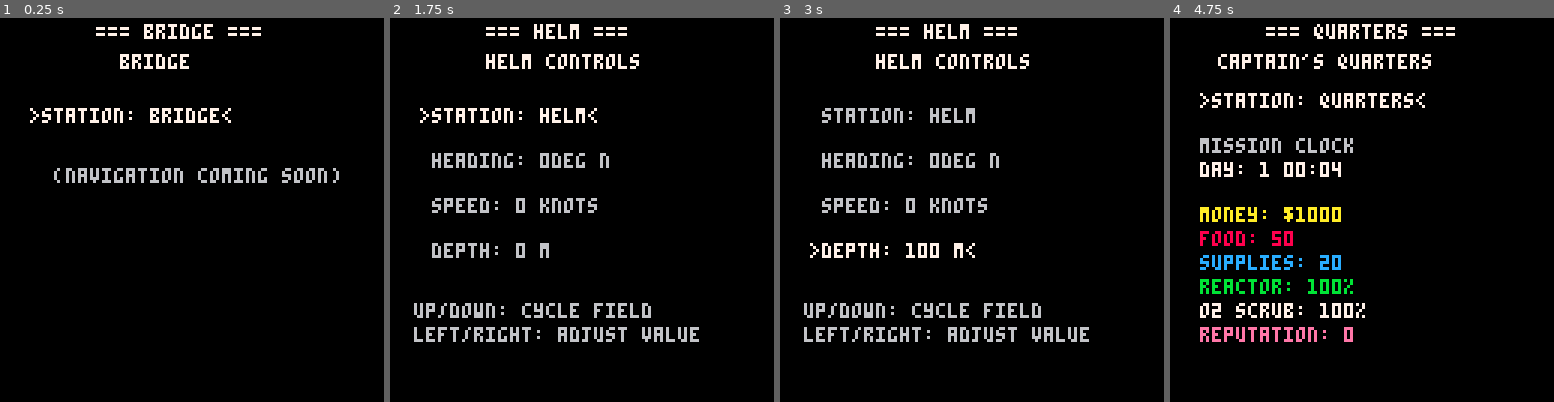
Above: before the commit, frames 1-4 (left to right).
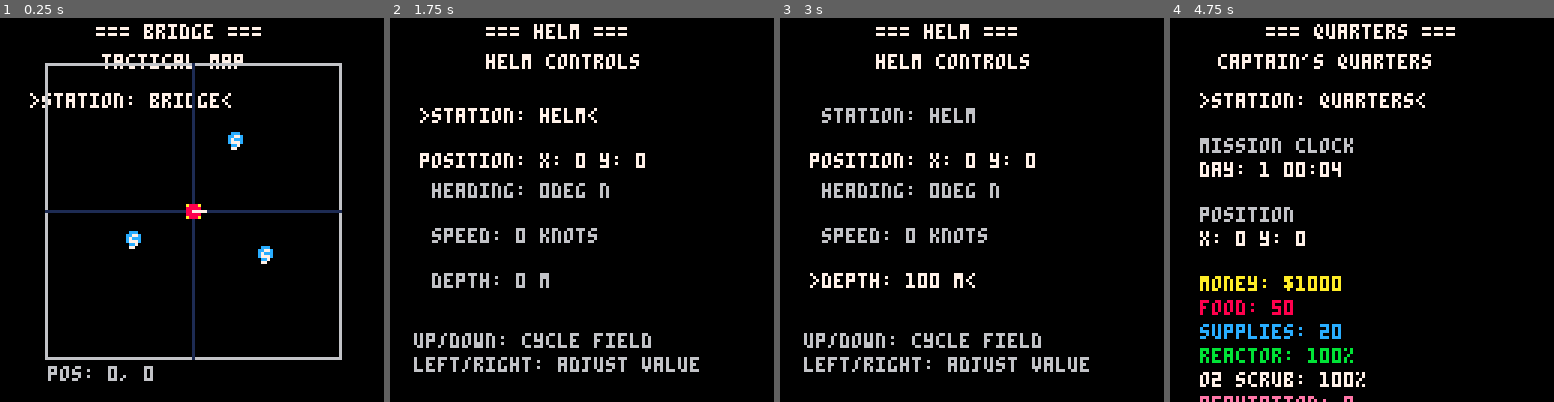
Above: after the commit, the same moments.

Repository: NickWest27/AquaNovaPico
Game: PICO-8 cartridge aquanova.p8
The game is run twice, just before and just after one commit, with the same random seed, the same clock (stepped at 60 frames per second) and the same inputs.
Inputs:
- Up to frame 1 (0.25 s): no input
- Up to frame 2 (1.75 s): hold Right from 1.6 s (still down)
- Up to frame 3 (3 s): release Right at 2.1 s; hold Up 2.15-2.42 s; hold Right from 2.47 s (still down)
- Up to frame 4 (4.75 s): release Right at 3.03 s; hold Left 3.08-3.58 s; hold Down 3.63-3.97 s; hold Right 4.02-4.68 s; hold Up from 4.73 s (still down)

The runs differ from the first frame. In frame 1, 7.8% of the frame differs, in the area x 7-90%, y 9-95%; in frame 2, 7.8%; in frame 3, 8.2%, in the area x 6-81%, y 35-93%; in frame 4, 6.7%.

Commit message:
Here's a commit message for the recent phases: Add submarine movement and tactical map display
Implemented Phase 4 (Submarine Movement) and Phase 5 (Bridge Map):

Phase 4: Submarine Movement
- Added update_movement() function with heading/speed to velocity conversion
- Submarine position updates every frame using cos/sin calculations
- Position display added to both Helm and Captain's Quarters screens
- Speed scaled appropriately (speed/30) for smooth movement

Phase 5: Bridge Map Display
- Created 96x96 pixel tactical map with border and grid lines
- Implemented world_to_screen() coordinate conversion (2000x2000 world space)
- Added port marker (yellow square) at origin (0,0)
- Added 3 sample sites (blue circles) at different locations
- Submarine shown as red circle with white heading indicator line
- Real-time position tracking visible on map
- Sample sites defined: (500,300), (-400,200), (300,-500)

Progress: 5/11 phases complete (45%)

Diff:
--- a/aquanova.p8
+++ b/aquanova.p8
@@ -45,6 +45,17 @@
 current_field = 1
 field_count = 1
 
+-- === map and locations ===
+world_size = 2000 -- world is 2000x2000 units
+map_size = 96 -- map display is 96x96 pixels
+
+-- sample sites
+sample_sites = {
+  {x=500, y=300, collected=false},
+  {x=-400, y=200, collected=false},
+  {x=300, y=-500, collected=false}
+}
+
 -- === initialization ===
 function _init()
   -- resources initialized above
@@ -55,6 +66,7 @@
 function _update()
   handle_input()
   update_time()
+  update_movement()
 end
 
 function handle_input()
@@ -192,6 +204,32 @@
   end
 end
 
+function update_movement()
+  -- convert heading (0-360 degrees) to pico-8 angle (0.0-1.0)
+  local angle = sub.heading / 360
+
+  -- calculate velocity based on heading and speed
+  -- speed is in knots, scale by time (1 frame at 60 knots = 1 unit per 30 frames)
+  local speed_scale = sub.speed / 30
+
+  -- pico-8 cos/sin: 0=right, 0.25=down, 0.5=left, 0.75=up
+  local dx = cos(angle) * speed_scale
+  local dy = sin(angle) * speed_scale
+
+  -- update submarine position
+  sub.x += dx
+  sub.y += dy
+end
+
+-- === helper functions ===
+function world_to_screen(world_x, world_y)
+  -- convert world coordinates to screen coordinates
+  -- map is centered on screen at (16, 16) to (112, 112)
+  local screen_x = 16 + (world_x / world_size + 0.5) * map_size
+  local screen_y = 16 + (world_y / world_size + 0.5) * map_size
+  return screen_x, screen_y
+end
+
 -- === draw loop (30fps) ===
 function _draw()
   cls()
@@ -215,13 +253,45 @@
 
 -- === station screens ===
 function draw_bridge()
-  print("bridge", 40, 12, 7)
-
-  local y = 30
+  print("tactical map", 34, 12, 7)
+
+  local y = 25
   draw_field(1, "station", gamestate, 10, y)
-
-  y += 20
-  print("(navigation coming soon)", 18, y, 6)
+  y += 15
+
+  -- draw map border
+  rect(15, 15, 113, 113, 6)
+
+  -- draw grid lines
+  line(64, 15, 64, 113, 1) -- vertical center
+  line(15, 64, 113, 64, 1) -- horizontal center
+
+  -- draw port at (0,0)
+  local port_x, port_y = world_to_screen(0, 0)
+  rectfill(port_x-2, port_y-2, port_x+2, port_y+2, 10)
+  print("p", port_x-1, port_y-1, 0)
+
+  -- draw sample sites
+  for site in all(sample_sites) do
+    if not site.collected then
+      local sx, sy = world_to_screen(site.x, site.y)
+      circfill(sx, sy, 2, 12)
+      print("s", sx-1, sy-1, 7)
+    end
+  end
+
+  -- draw submarine
+  local sub_x, sub_y = world_to_screen(sub.x, sub.y)
+  circfill(sub_x, sub_y, 2, 8)
+
+  -- draw heading indicator
+  local heading_angle = sub.heading / 360
+  local hx = sub_x + cos(heading_angle) * 4
+  local hy = sub_y + sin(heading_angle) * 4
+  line(sub_x, sub_y, hx, hy, 7)
+
+  -- display coordinates below map
+  print("pos: " .. flr(sub.x) .. ", " .. flr(sub.y), 16, 116, 6)
 end
 
 function draw_helm()
@@ -232,6 +302,10 @@
   -- field 1: station
   draw_field(1, "station", gamestate, 10, y)
   y += 15
+
+  -- display position
+  print("position: x: " .. flr(sub.x) .. " y: " .. flr(sub.y), 10, y, 7)
+  y += 10
 
   -- field 2: heading
   local compass = {"n", "ne", "e", "se", "s", "sw", "w", "nw"}
@@ -305,6 +379,12 @@
   print("mission clock", 10, y, 6)
   y += 8
   print("day: " .. current_day .. " " .. hour_str .. ":" .. min_str, 10, y, 7)
+  y += 15
+
+  -- display position
+  print("position", 10, y, 6)
+  y += 8
+  print("x: " .. flr(sub.x) .. " y: " .. flr(sub.y), 10, y, 7)
   y += 15
 
   -- display resources
